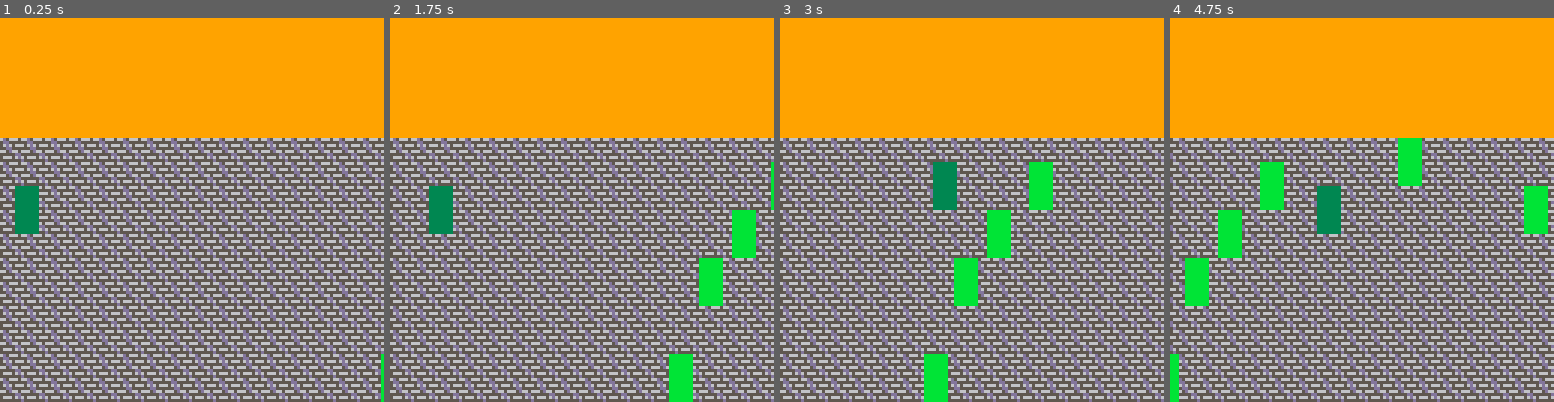
Above: before the commit, frames 1-4 (left to right).
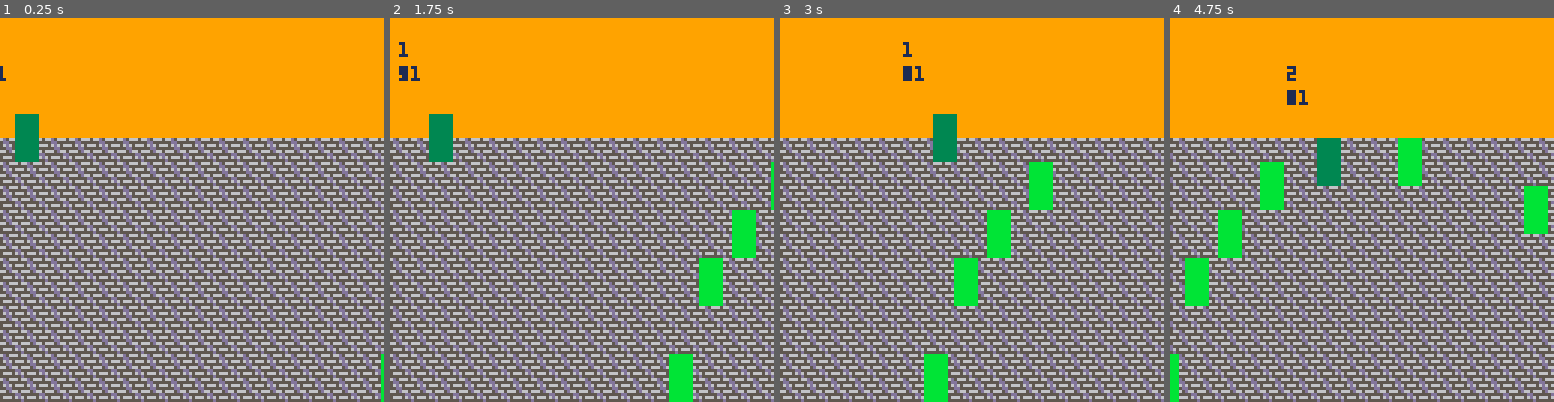
Above: after the commit, the same moments.

Repository: teresaflaherty/Game
Game: PICO-8 cartridge shopstreet.p8
Two runs of this game, one before a commit and one after it. Both use one fixed random seed, a clock stepped at 60 frames per second and the inputs below.
Inputs:
- Up to frame 1 (0.25 s): no input
- Up to frame 2 (1.75 s): hold Right from 1.6 s (still down)
- Up to frame 3 (3 s): release Right at 2.1 s; hold Up 2.15-2.42 s; hold Right from 2.47 s (still down)
- Up to frame 4 (4.75 s): release Right at 3.03 s; hold Left 3.08-3.58 s; hold Down 3.63-3.97 s; hold Right 4.02-4.68 s; hold Up from 4.73 s (still down)

The runs differ from the first frame. In frame 1, 1.6% of the frame differs, in the area x 0-11%, y 12-57%; in frame 2, 1.7%; in frame 3, 1.8%; in frame 4, 1.8%, in the area x 30-45%, y 12-57%.

Commit message:
Fixed merge conflict

Diff:
--- a/shopstreet.p8
+++ b/shopstreet.p8
@@ -14,13 +14,17 @@
 	update_camera()
 	update_player()
 	update_enemies()
+
 end
 
 function _draw()
 	cls()
 	draw_map()
-	draw_player()
+	draw_player_feet()
 	draw_enemies()
+	draw_player_head()
+
+	check_collision()
 
 	camera(camx,camy)
 end
@@ -43,7 +47,7 @@
 	p.sprite2=23
 	p.inv=false
 	p.x=5
-	p.y=64
+	p.lane=1
 	p.speed=2
 end
 
@@ -57,16 +61,19 @@
 		p.inv=true
 	end
 	if btnp(⬆️) then
-		p.y=mid(40,p.y-8,120)
+		p.lane=mid(1,p.lane-1,11)
 	end
 	if btnp(⬇️) then
-		p.y=mid(40,p.y+8,120)
-	end
-end
-
-function draw_player()
-	spr(p.sprite1,p.x,p.y-8,1,1,p.inv,false)
-	spr(p.sprite2,p.x,p.y,1,1,p.inv,false)
+		p.lane=mid(1,p.lane+1,11)
+	end
+end
+
+function draw_player_feet()
+	spr(p.sprite2,p.x,p.lane*8+32,1,1,p.inv,false)
+end
+
+function draw_player_head()
+	spr(p.sprite1,p.x,p.lane*8-8+32,1,1,p.inv,false)
 end
 
 -->8
@@ -115,9 +122,7 @@
 			rnd(max_spawn_ticks)
 	end
 
-	for i, e in pairs(enemies) do
-		update_enemy(e)
-	end
+	foreach(enemies,update_enemy)
 end
 
 function draw_enemy(enemy)
@@ -132,8 +137,21 @@
 end
 
 function draw_enemies()
-	for i, e in pairs(enemies) do
-		draw_enemy(e)
+	foreach(enemies, draw_enemy)
+end
+
+function check_collision()
+
+	foreach(enemies,check_collided)
+end
+
+function check_collided(enemy)
+	print(p.lane,p.x-10,p.lane*8,1)
+	print(enemy.lane,p.x-10,p.lane*8+8,1)
+	if p.lane==enemy.lane and
+				p.x+8>=enemy.x and
+				p.x<=enemy.x+8 then
+		print("colliding",p.x,p.lane*8-15,1)
 	end
 end
 
@@ -161,14 +179,14 @@
 	map(0,0,0,0,128,16,0)
 end
 __gfx__
-665666566d5666566650665600000000004440000000000000000000333333330000000000000000000000000000000000000000000000000000000000000000
-555555555dd55555550005550000000000ff90000000000000000000333333330000000000000000000000000000000000000000000000000000000000000000
-5666566656d65666500006660000000000fff0000088880000000000333333330000000000000000000000000000000000000000000000000000000000000000
-5555555555dd55555500500500000000022222000888888000000000333333330000000000000000000000000000000000000000000000000000000000000000
-66566656665d66566656600600000000202220200888888000000000333333330000000000000000000000000000000000000000000000000000000000000000
-5555555555555dd55055000000000000202220200088880000000000333333330000000000000000000000000000000000000000000000000000000000000000
-56665666566656d65006500600000000001110000000000000000000333333330000000000000000000000000000000000000000000000000000000000000000
-555555555555555d5505555500000000001010000000000000000000333333330000000000000000000000000000000000000000000000000000000000000000
+665666566d5666566650665600000000000000000000000000000000333333330000000000000000000000000000000000000000000000000000000000000000
+555555555dd555555500055500000000000000000000000000000000333333330000000000000000000000000000000000000000000000000000000000000000
+5666566656d656665000066600000000000000000000000000000000333333330000000000000000000000000000000000000000000000000000000000000000
+5555555555dd55555500500500000000000000000000000000000000333333330000000000000000000000000000000000000000000000000000000000000000
+66566656665d66566656600600000000000000000000000000000000333333330000000000000000000000000000000000000000000000000000000000000000
+5555555555555dd55055000000000000000000000000000000000000333333330000000000000000000000000000000000000000000000000000000000000000
+56665666566656d65006500600000000000000000000000000000000333333330000000000000000000000000000000000000000000000000000000000000000
+555555555555555d5505555500000000000000000000000000000000333333330000000000000000000000000000000000000000000000000000000000000000
 99999999000000000000000000000000000000000000000000000000333333330000000000000000000000000000000000000000000000000000000000000000
 99999999000000000000000000000000000000000000000000000000333333330000000000000000000000000000000000000000000000000000000000000000
 99999999000000000000000000000000000000000000000000000000333333330000000000000000000000000000000000000000000000000000000000000000
